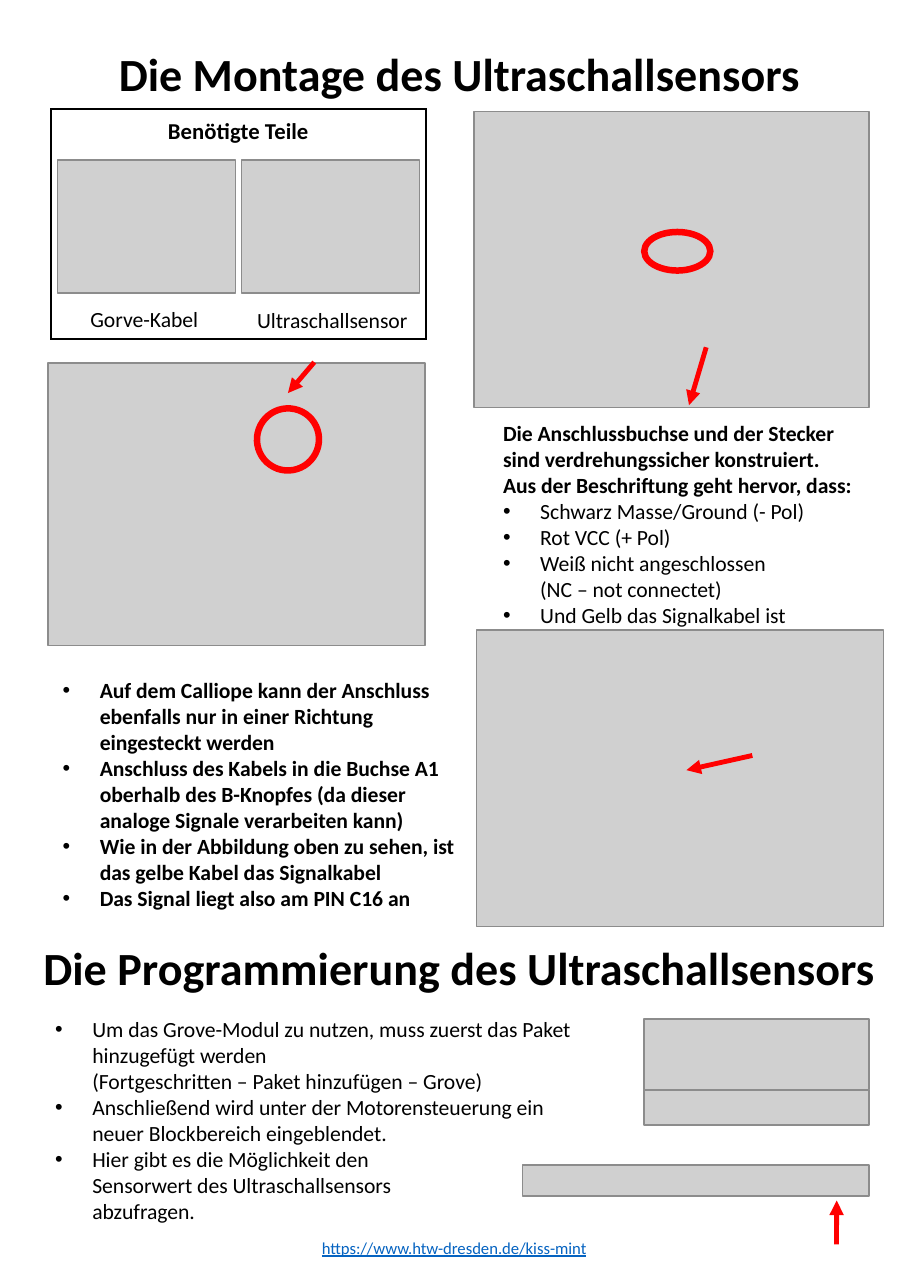
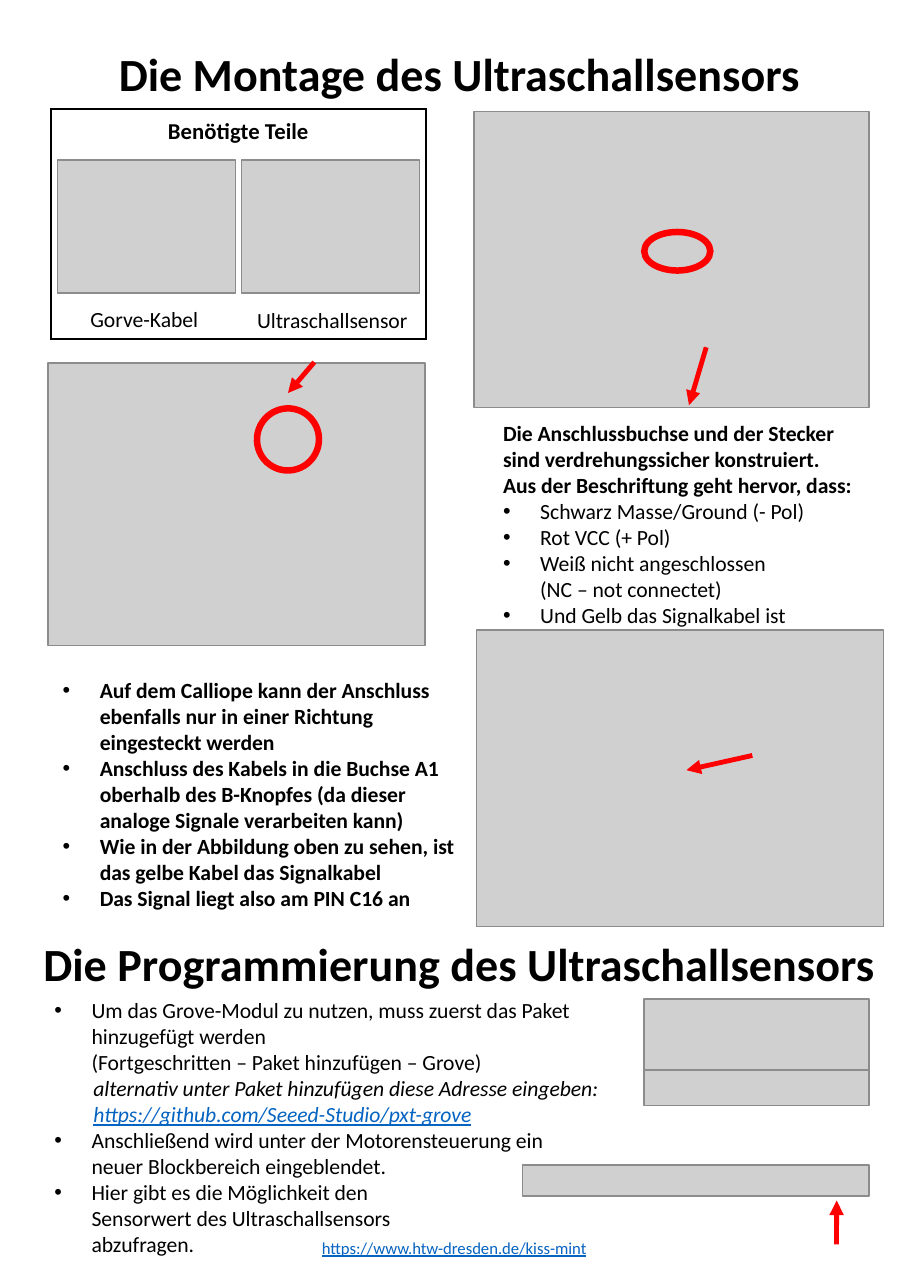
Before and after one commit to macim0/KISS_MINT, a slide deck: slide 2 of Handouts/Handouts-Motor_USR_Servo.pptx. Drawn at 908x1288 pixels with LibreOffice and Linux fonts; fonts in the diff are those of the drawing; grey boxes stand for pictures. Boxes give left, top, right and bottom in pixels: in the first picture for what was removed or moved away, otherwise in the second. Text is boxed around its words. In the diff, an @@ line names an element or a change of style, - is before the commit and + after.

```diff
--- a/Handouts/Handouts-Motor_USR_Servo.pptx
+++ b/Handouts/Handouts-Motor_USR_Servo.pptx
@@ text "Die Programmierung des Ultraschallsensors" moved from (x1=43, y1=952, x2=874, y2=993) to (x1=43, y1=948, x2=874, y2=989) @@
@@ text "Um das Grove-Modul zu nutzen, ..." moved from (x1=92, y1=1022, x2=570, y2=1223) to (x1=92, y1=1003, x2=598, y2=1256) @@
@@ picture moved from (x1=643, y1=1019, x2=868, y2=1090) to (x1=643, y1=998, x2=868, y2=1070) @@
@@ picture moved from (x1=643, y1=1090, x2=868, y2=1126) to (x1=643, y1=1070, x2=868, y2=1106) @@
@@ text at (x1=93, y1=1081, x2=598, y2=1126): paragraphs added @@
+alternativ unter Paket hinzufügen diese Adresse eingeben:
+https://github.com/Seeed-Studio/pxt-grove
```
Also in this commit, not shown: 3 other files.
